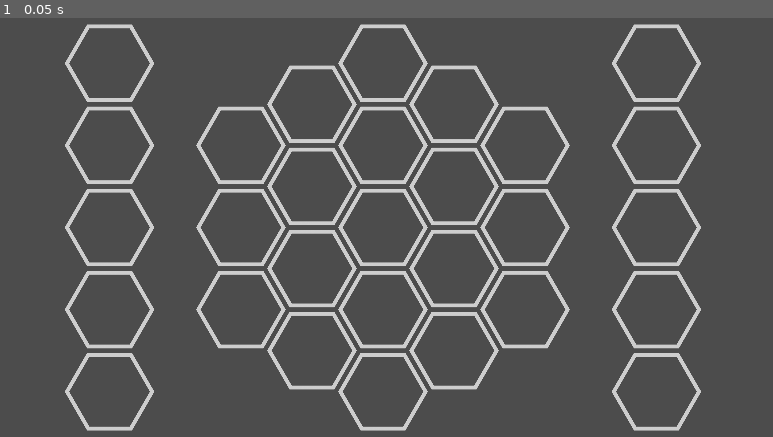
Above: before the commit, frame 1.
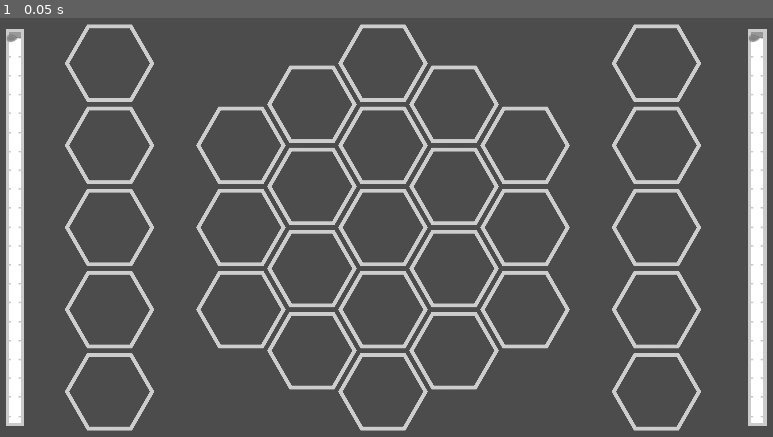
Above: after the commit, the same moment.

Repository: miskatonicstudio/hexa-go
Game: Godot game, scene res://Board.tscn
The game is run twice, just before and just after one commit, with the same random seed, the same clock (stepped at 60 frames per second) and the same inputs.
Inputs:
- Up to frame 1 (0.05 s): no input

The runs differ from the first frame. In frame 1, 4.5% of the frame differs, in the area x 0-100%, y 2-98%.

Commit message:
Add hit points counter

Diff:
--- a/Board.tscn
+++ b/Board.tscn
@@ -1,7 +1,8 @@
-[gd_scene load_steps=3 format=2]
+[gd_scene load_steps=4 format=2]
 
 [ext_resource path="res://Cell.tscn" type="PackedScene" id=1]
 [ext_resource path="res://PlayerGroup.tscn" type="PackedScene" id=2]
+[ext_resource path="res://HitPointsHQ.tscn" type="PackedScene" id=3]
 
 [node name="Board" type="Node2D"]
 
@@ -123,6 +124,11 @@
 [node name="Discard" parent="PlayerGroupA" index="4"]
 belongs_to = 1
 
+[node name="HitPointsHQ" parent="PlayerGroupA" instance=ExtResource( 3 )]
+margin_left = 250.0
+margin_right = 250.0
+rect_scale = Vector2( 2, 2 )
+
 [node name="PlayerGroupB" parent="." instance=ExtResource( 2 )]
 position = Vector2( -700, 0 )
 
@@ -141,6 +147,11 @@
 [node name="Discard" parent="PlayerGroupB" index="4"]
 belongs_to = 2
 
+[node name="HitPointsHQ" parent="PlayerGroupB" instance=ExtResource( 3 )]
+margin_left = -250.0
+margin_right = -250.0
+rect_scale = Vector2( 2, 2 )
+
 [editable path="PlayerGroupA"]
 
 [editable path="PlayerGroupB"]
--- /dev/null
+++ b/HitPointsHQ.tscn
@@ -0,0 +1,44 @@
+[gd_scene load_steps=4 format=2]
+
+[sub_resource type="StyleBoxFlat" id=3]
+border_width_left = 4
+border_width_top = 4
+border_width_right = 4
+border_width_bottom = 4
+expand_margin_left = 4.0
+expand_margin_right = 12.0
+expand_margin_top = 4.0
+expand_margin_bottom = 4.0
+
+[sub_resource type="StyleBoxFlat" id=5]
+bg_color = Color( 1, 1, 1, 1 )
+expand_margin_right = 8.0
+
+[sub_resource type="StyleBoxFlat" id=4]
+bg_color = Color( 1, 1, 1, 1 )
+expand_margin_right = 8.0
+
+[node name="HitPointsHQ" type="Control"]
+__meta__ = {
+"_edit_use_anchors_": false
+}
+
+[node name="VSlider" type="VSlider" parent="."]
+margin_left = -10.0
+margin_top = -250.0
+margin_right = 10.0
+margin_bottom = 250.0
+grow_horizontal = 2
+grow_vertical = 2
+rect_min_size = Vector2( 20, 500 )
+custom_styles/slider = SubResource( 3 )
+custom_styles/grabber_area_highlight = SubResource( 5 )
+custom_styles/grabber_area = SubResource( 4 )
+max_value = 20.0
+value = 20.0
+scrollable = false
+tick_count = 21
+ticks_on_borders = true
+__meta__ = {
+"_edit_use_anchors_": false
+}
